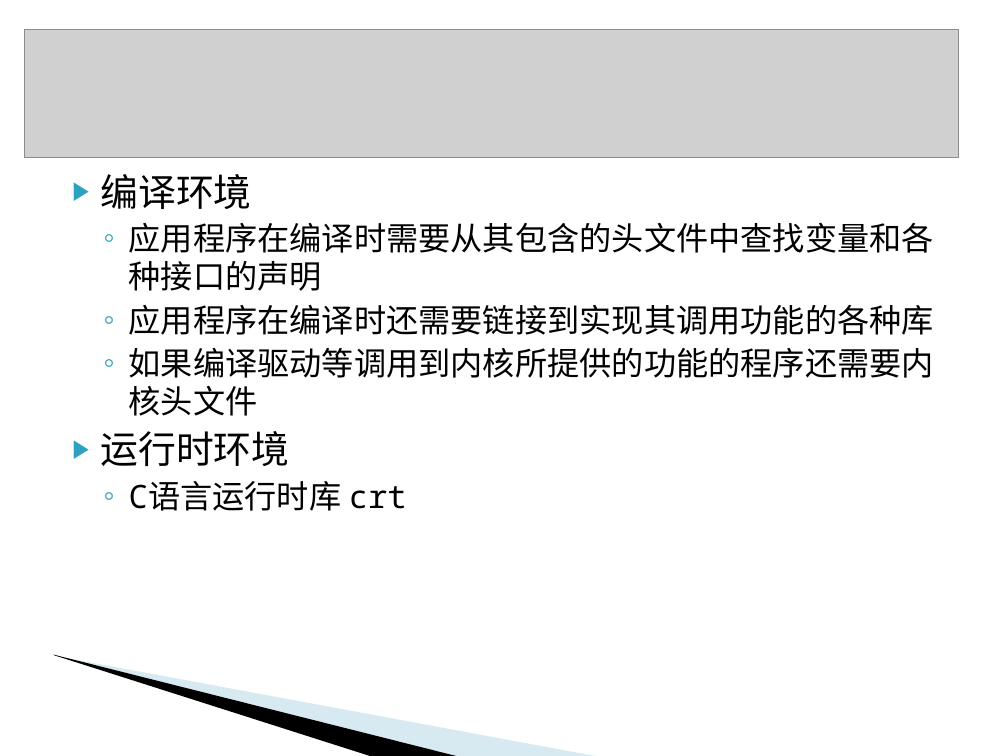
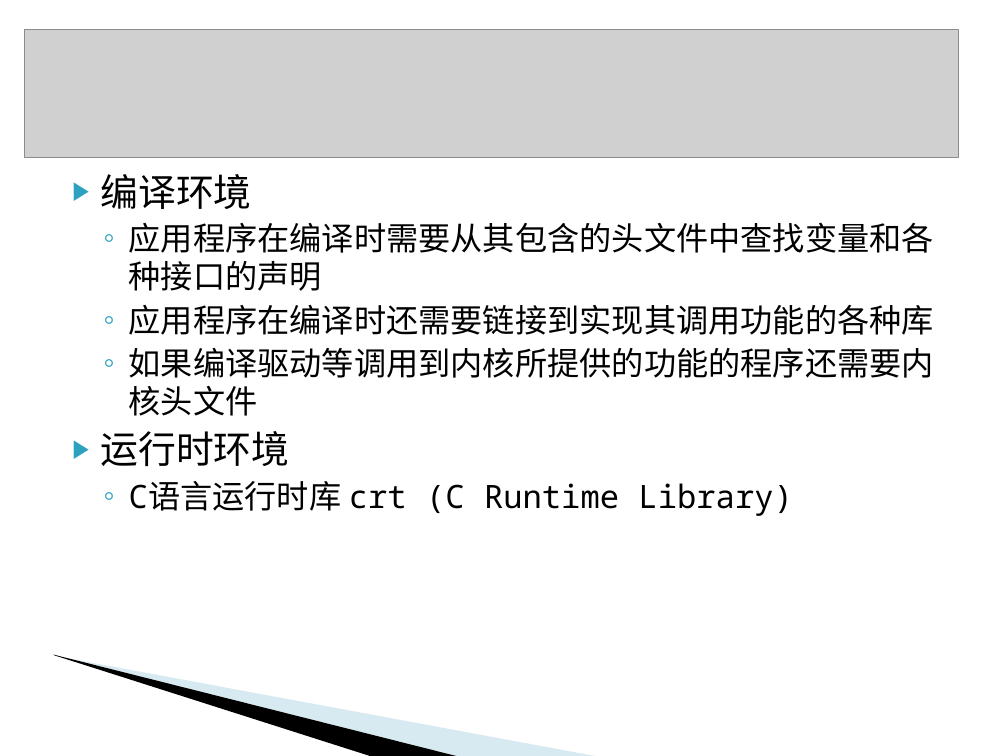
Before and after one commit to L3w1s-L1u/_outline, a slide deck: slide 5 of Embedded_2015/第三章_Linux交叉编译环境.ppt. Drawn at 1008x756 pixels with LibreOffice and Linux fonts; fonts in the diff are those of the drawing; grey boxes stand for pictures; background and template pictures are left out. Boxes give left, top, right and bottom in pixels: in the first picture for what was removed or moved away, otherwise in the second. Text is boxed around its words. In the diff, an @@ line names an element or a change of style, - is before the commit and + after.

```diff
--- a/Embedded_2015/第三章_Linux交叉编译环境.ppt
+++ b/Embedded_2015/第三章_Linux交叉编译环境.ppt
@@ text at [129,481,792,516]: text changed @@
-  ◦ C语言运行时库 crt
+  ◦ C语言运行时库 crt (C Runtime Library)
```
Also in this commit, not shown: 3 other slides changed, 5 slides added.
